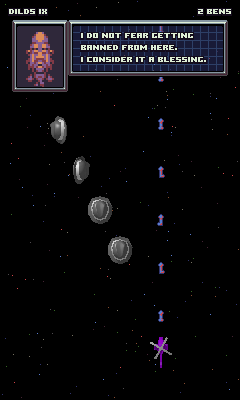
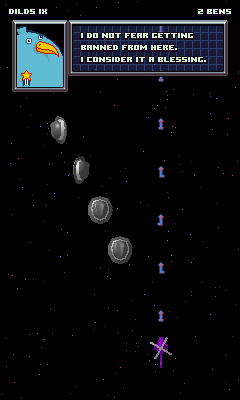
Two versions of the same layered image (240×400). Layer-by-layer changes:
added layer "Brd" above "Portrait" over (x1=17, y1=26, x2=63, y2=87)
